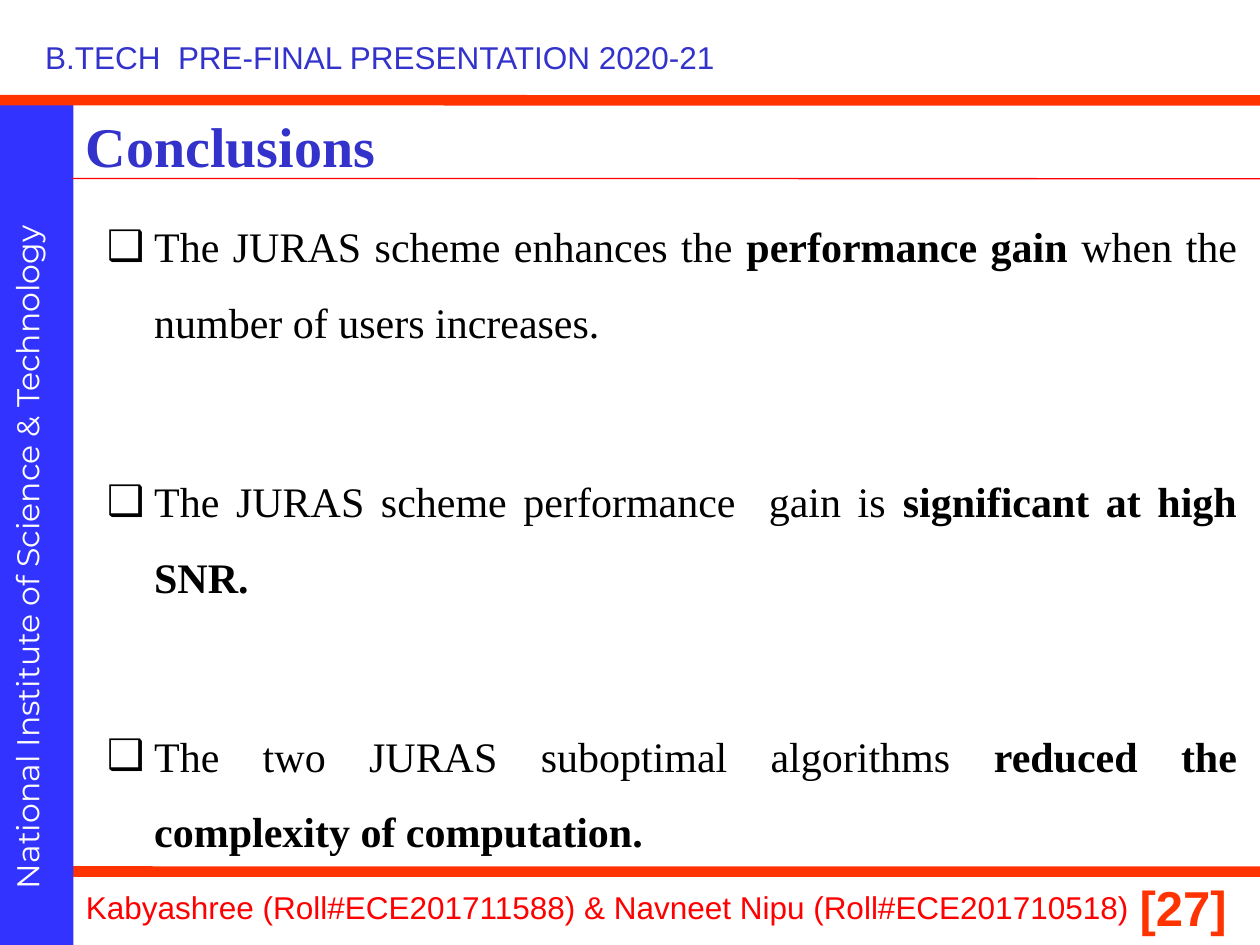
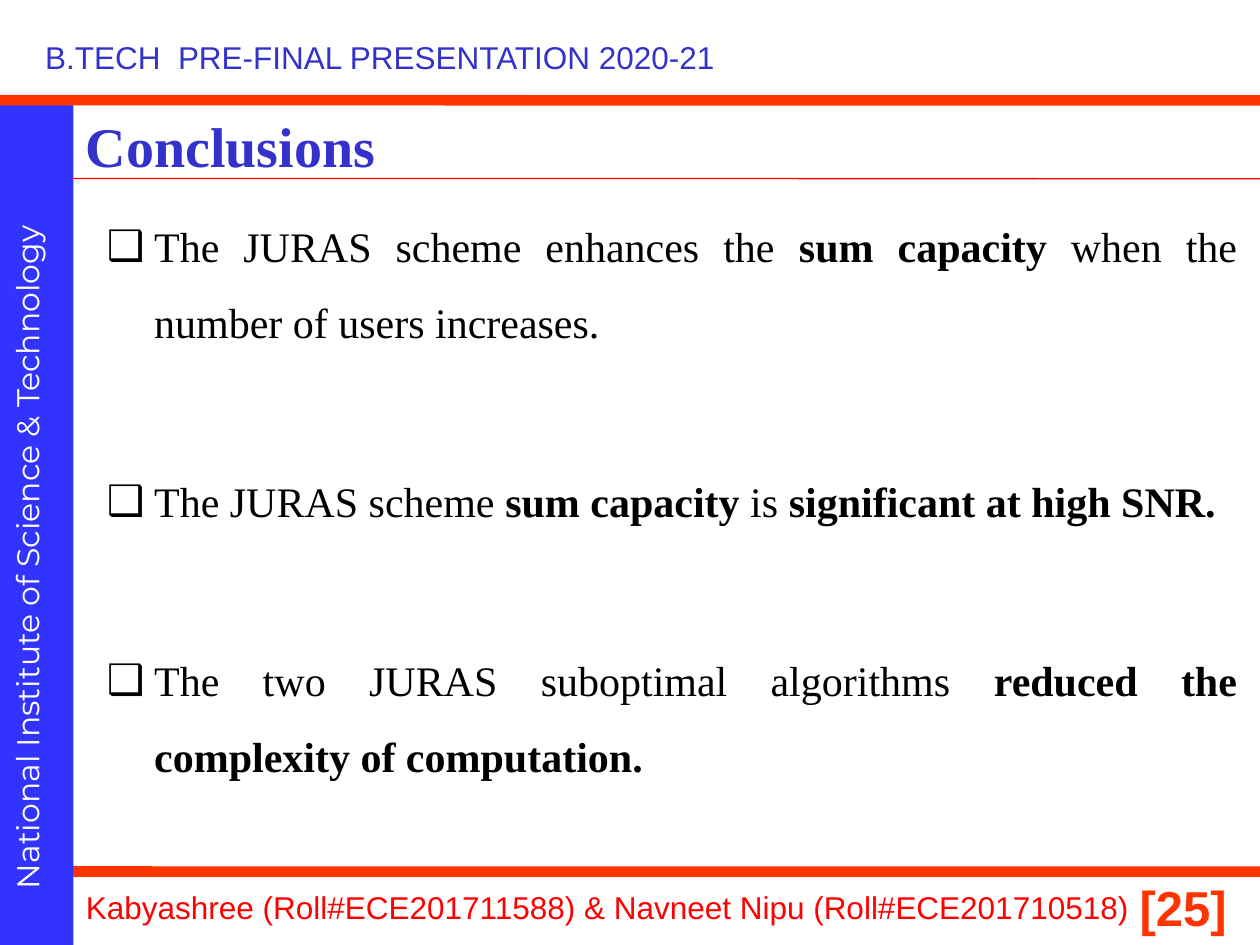
Before and after one commit to navneetnipu/btech_project, a slide deck: slide 25 of Pre final major Btech project presentation.pptx (slide 27 before the commit). Drawn at 1260x945 pixels with LibreOffice and Linux fonts; fonts in the diff are those of the drawing; background and template pictures are left out. Boxes give left, top, right and bottom in pixels: in the first picture for what was removed or moved away, otherwise in the second. Text is boxed around its words. In the diff, an @@ line names an element or a change of style, - is before the commit and + after.

Commit message:
Add files via upload
pre ppt

```diff
--- a/Pre final major Btech project presentation.pptx
+++ b/Pre final major Btech project presentation.pptx
@@ text at (154, 233, 1237, 526): text changed @@
-❑ The JURAS scheme enhances the performance gain when the number of users increases.
-❑ The JURAS scheme performance gain is significant at high SNR.
+❑ The JURAS scheme enhances the sum capacity when the number of users increases.
+❑ The JURAS scheme sum capacity is significant at high SNR.
@@ page number at (1140, 890, 1227, 937): text changed @@
-[27]
+[25]
```
Also in this commit, not shown: 1 other slide changed, 2 slides removed.
